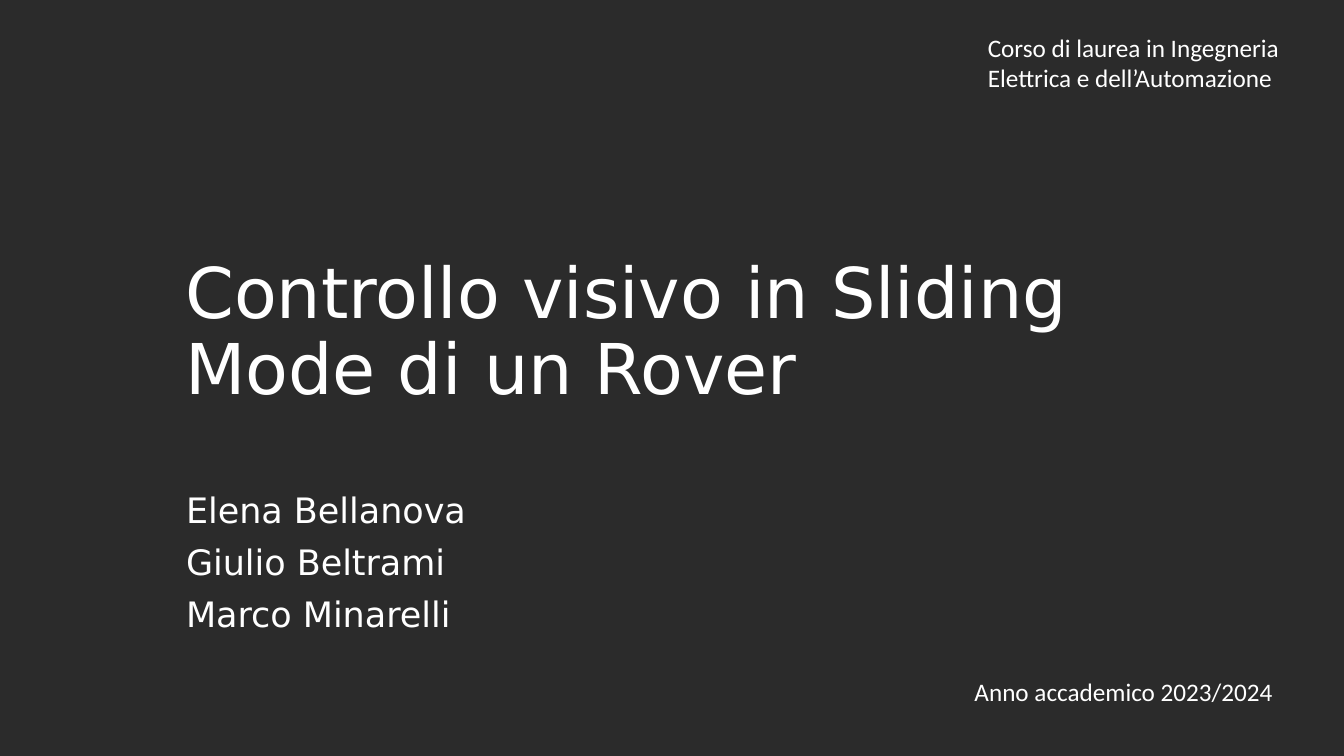
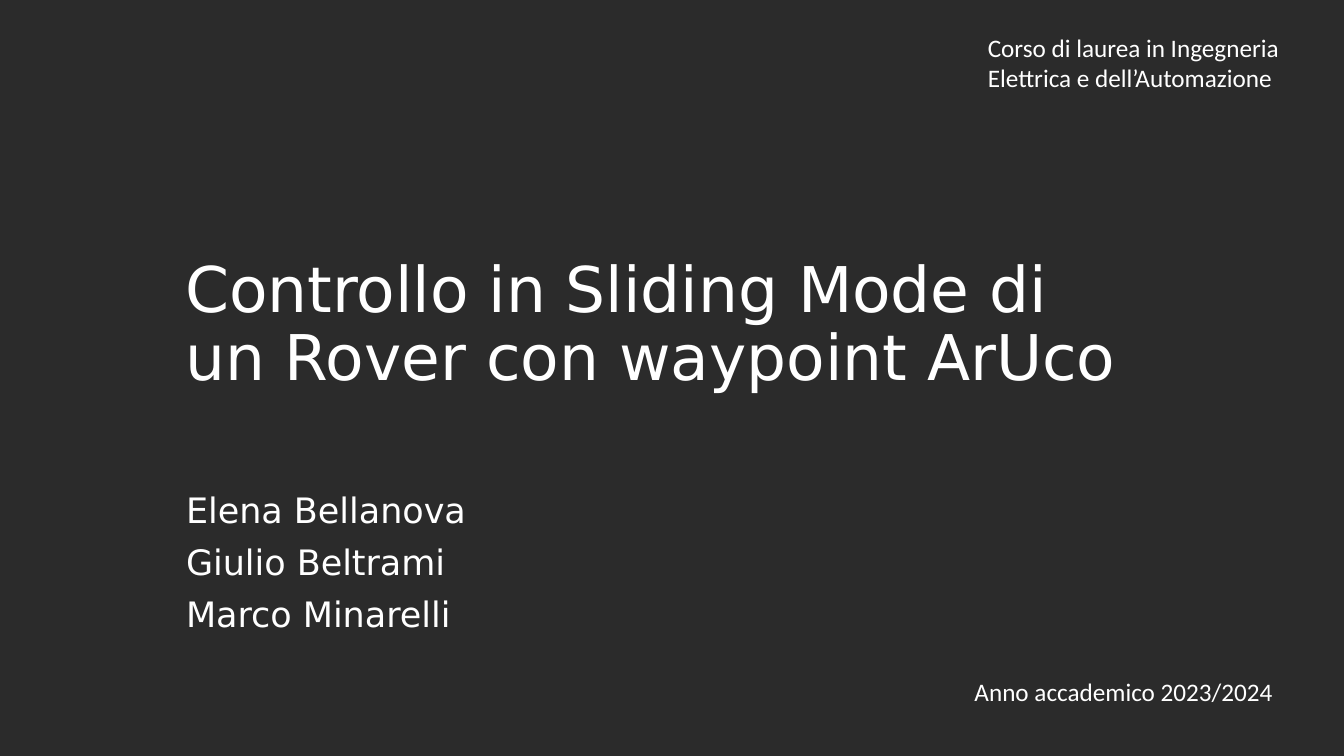
Before and after one commit to MarcoMinarelli/Rover_LabAuto, a slide deck: slide 1 of labauto.pptx. Drawn at 1344x756 pixels with LibreOffice and Linux fonts; fonts in the diff are those of the drawing; background and template pictures are left out; a plain dark background stands for a picture behind light text. Boxes give left, top, right and bottom in pixels: in the first picture for what was removed or moved away, otherwise in the second. Text is boxed around its words. In the diff, an @@ line names an element or a change of style, - is before the commit and + after.

```diff
--- a/labauto.pptx
+++ b/labauto.pptx
@@ title at (185, 264, 1115, 393): text changed; size 50 to 45 pt @@
-Controllo visivo in Sliding Mode di un Rover
+Controllo in Sliding Mode di un Rover con waypoint ArUco
```
Also in this commit, not shown: 5 other slides changed.
